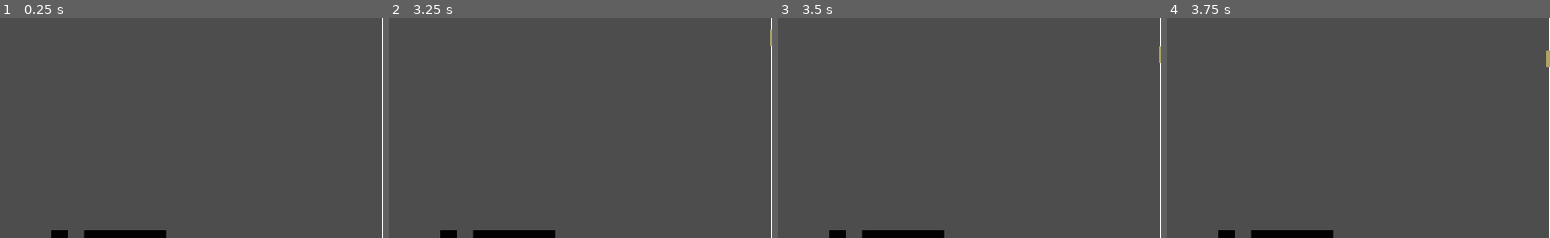
Above: before the commit, frames 1-4 (left to right).
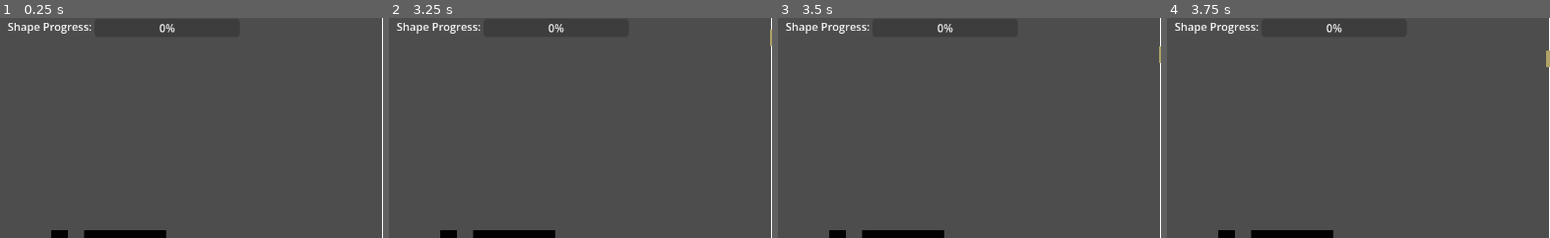
Above: after the commit, the same moments.

Repository: BradyKearley/Assignment-5-1501
Game: Godot game, scene res://Scenes/node_2d.tscn
The game is run twice, just before and just after one commit, with the same random seed, the same clock (stepped at 60 frames per second) and the same inputs. Sound files missing from this copy of the repository are replaced by a short silence.
Inputs (mouse positions are % of the whole screen's width and height, from its top left):
- Up to frame 1 (0.25 s): no input
- Up to frame 2 (3.25 s): tap Enter at 0.5, 2 s; move the mouse to (72, 45) at 0.52 s; tap Z (Rotate) every 0.75 s from 0.6 to 2.85 s; click (72, 45) at 0.67 s; tap Space at 1.25 s; move the mouse to (28, 55) at 1.27 s; click (28, 55) at 1.42 s; move the mouse to (59, 28) at 2.02 s; click (59, 28) at 2.17 s; move the mouse to (5, 5) at 2.77 s; click (5, 5) at 2.92 s
- Up to frame 3 (3.5 s): no input
- Up to frame 4 (3.75 s): move the mouse to (94, 7) at 3.52 s; tap Z (Rotate) at 3.6 s; click (94, 7) at 3.67 s
The pictures show only the part of the screen within x 41-91%, y 0-50%; the shares and areas given below are measured in that part.

The runs differ from the first frame. In frame 1, 0.5% of the frame differs, in the area x 2-46%, y 2-8%; in frame 2, 0.5%; in frame 3, 0.5%; in frame 4, 0.5%.

Commit message:
Add progress bar

Diff:
--- a/Scenes/node_2d.tscn
+++ b/Scenes/node_2d.tscn
@@ -4,6 +4,7 @@
 [ext_resource type="AudioStream" uid="uid://pyg4htdc1n0l" path="res://assets/SFX/victory.ogg" id="3_6whob"]
 [ext_resource type="Script" uid="uid://c62o0b32d1ecc" path="res://Scenes/Timer.gd" id="5_u7krg"]
 [ext_resource type="PackedScene" uid="uid://cfijjryw6a0i2" path="res://Scenes/bezos.tscn" id="6_tx0tn"]
+[ext_resource type="Script" uid="uid://c6lsr62ix1qr8" path="res://Scripts/progress_bar.gd" id="7_wjtap"]
 [ext_resource type="PackedScene" uid="uid://bwfkeicaboxmb" path="res://Scenes/box_spawner.tscn" id="8_boxsp"]
 [ext_resource type="PackedScene" uid="uid://bt3ljuscnb7j5" path="res://Scenes/conveyer.tscn" id="9_chwn1"]
 
@@ -60,8 +61,22 @@
 offset_bottom = 24.0
 text = "Shapes Completed: 0/10?"
 
+[node name="ShapesProgress" type="Label" parent="." unique_id=1470743148]
+offset_left = 500.0
+offset_top = 1.0
+offset_right = 649.0
+offset_bottom = 24.0
+text = "Shape Progress:"
+
 [node name="Node2D" parent="." unique_id=248588895 instance=ExtResource("6_tx0tn")]
 position = Vector2(273, 532)
 scale = Vector2(0.15, 0.15)
 
+[node name="ProgressBar" type="ProgressBar" parent="." unique_id=219317746 groups=["Progress"]]
+offset_left = 627.0
+offset_top = 1.0
+offset_right = 840.0
+offset_bottom = 28.0
+script = ExtResource("7_wjtap")
+
 [connection signal="timeout" from="Timer/Timer" to="Timer" method="_on_timer_timeout"]
--- /dev/null
+++ b/Scripts/progress_bar.gd
@@ -0,0 +1,19 @@
+extends ProgressBar
+
+var current_shape: Node2D
+
+# Called when the node enters the scene tree for the first time.
+func _ready() -> void:
+	call_deferred("get_shape")
+
+
+func get_shape() -> void:
+	# Get the current shape
+	current_shape = get_tree().get_first_node_in_group("Shape")
+	if !current_shape:
+		call_deferred("get_shape")
+
+
+func update_progress() -> void:
+	# Update progress
+	value = current_shape.shape_progress
--- a/Scripts/shape.gd
+++ b/Scripts/shape.gd
@@ -3,6 +3,8 @@
 signal finished_shape
 
 var blocks_in_shape: int = 0
+@export var shape_progress: float = 0
+var progress_bar: ProgressBar
 var areas
 
 # Called when the node enters the scene tree for the first time.
@@ -11,6 +13,12 @@
 	var node: Node2D = get_node("/root/Node2D")
 	finished_shape.connect(node._on_shape_finished)
 	areas = $Sprite2D.get_children()
+	call_deferred("get_progress_bar")
+
+func get_progress_bar() -> void:
+	progress_bar = get_tree().get_first_node_in_group("Progress")
+	if !progress_bar:
+		call_deferred("get_progress_bar")
 
 
 func update_correct_blocks(area: Area2D) -> void:
@@ -30,7 +38,9 @@
 				blocks_in_shape += 1;
 
 	# Check if the shape is filled
-	print("Shape: ", blocks_in_shape, "/", areas.size())
+	shape_progress = float(blocks_in_shape) / float(areas.size()) * 100
 	if blocks_in_shape == areas.size():
 		# If 10 blocks are in the shape emit the finished shape signal
+		shape_progress = 0
 		finished_shape.emit()
+	progress_bar.update_progress()
--- a/project.godot
+++ b/project.godot
@@ -19,6 +19,7 @@
 
 Block=""
 Shape=""
+Progress=""
 
 [input]
 
Not shown, added: Scripts/progress_bar.gd.uid
